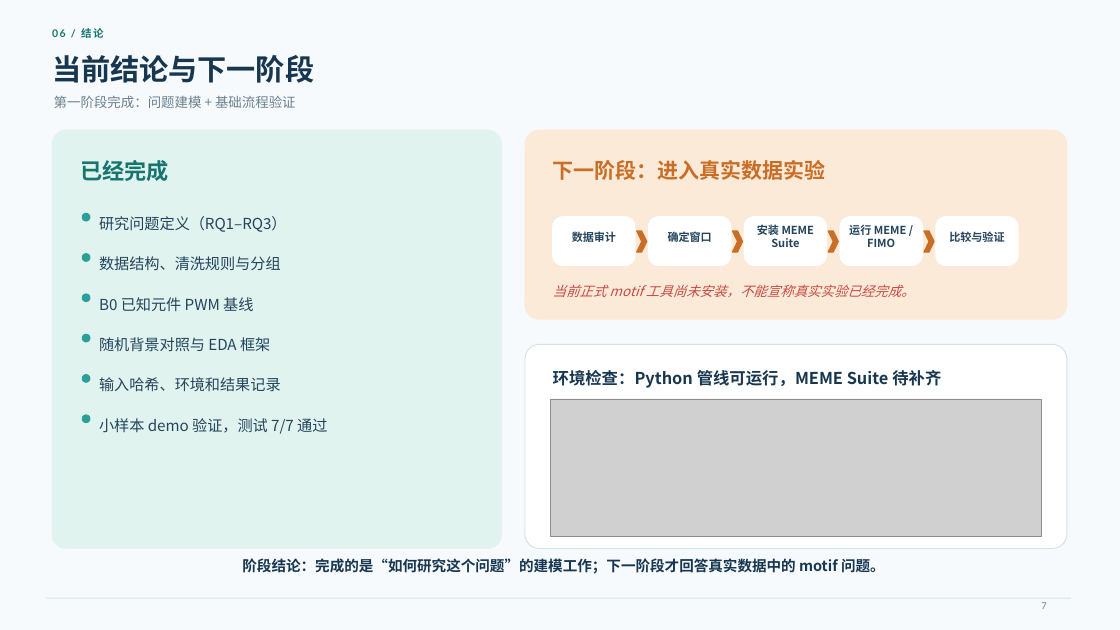
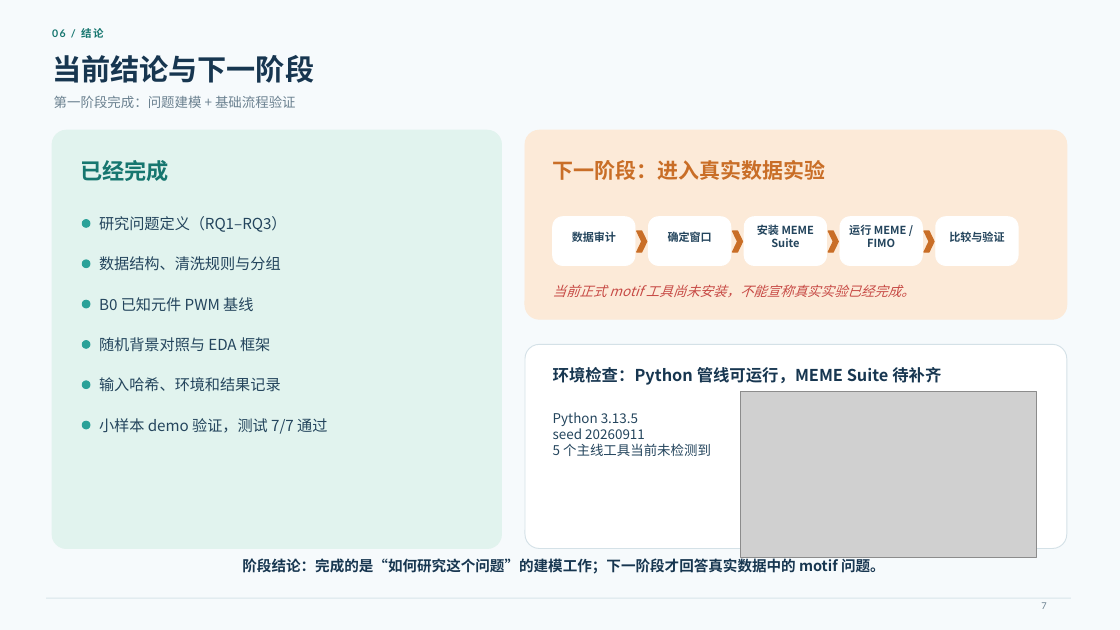
Before and after one commit to ysaaa-rain/ml-project, a slide deck: slide 7 of reports/MLG04_第一阶段进度汇报_问题建模与基础流程验证.pptx. Drawn at 1120x630 pixels with LibreOffice and Linux fonts; fonts in the diff are those of the drawing; grey boxes stand for pictures. Boxes give left, top, right and bottom in pixels: in the first picture for what was removed or moved away, otherwise in the second. Text is boxed around its words. In the diff, an @@ line names an element or a change of style, - is before the commit and + after.

```diff
--- a/reports/MLG04_第一阶段进度汇报_问题建模与基础流程验证.pptx
+++ b/reports/MLG04_第一阶段进度汇报_问题建模与基础流程验证.pptx
@@ 6 ellipses: place and size @@
-6 ellipses at (82, 213, 90, 423)
+6 ellipses at (82, 220, 90, 429)
@@ text added at (553, 412, 711, 456), 11.5 pt, text #24455D @@
+Python 3.13.5
+seed 20260911
+5 个主线工具当前未检测到
@@ picture: place and size @@
-picture at (550, 399, 1042, 537)
+picture at (741, 392, 1037, 558)
```
Also in this commit, not shown: 1 other file.
